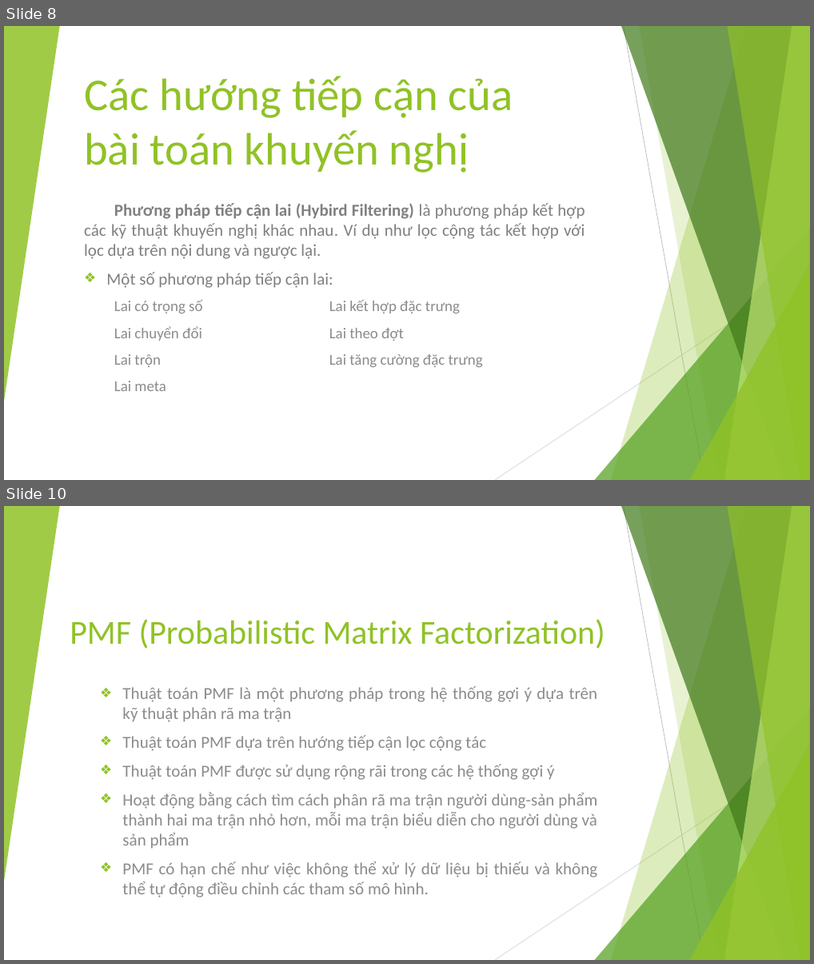
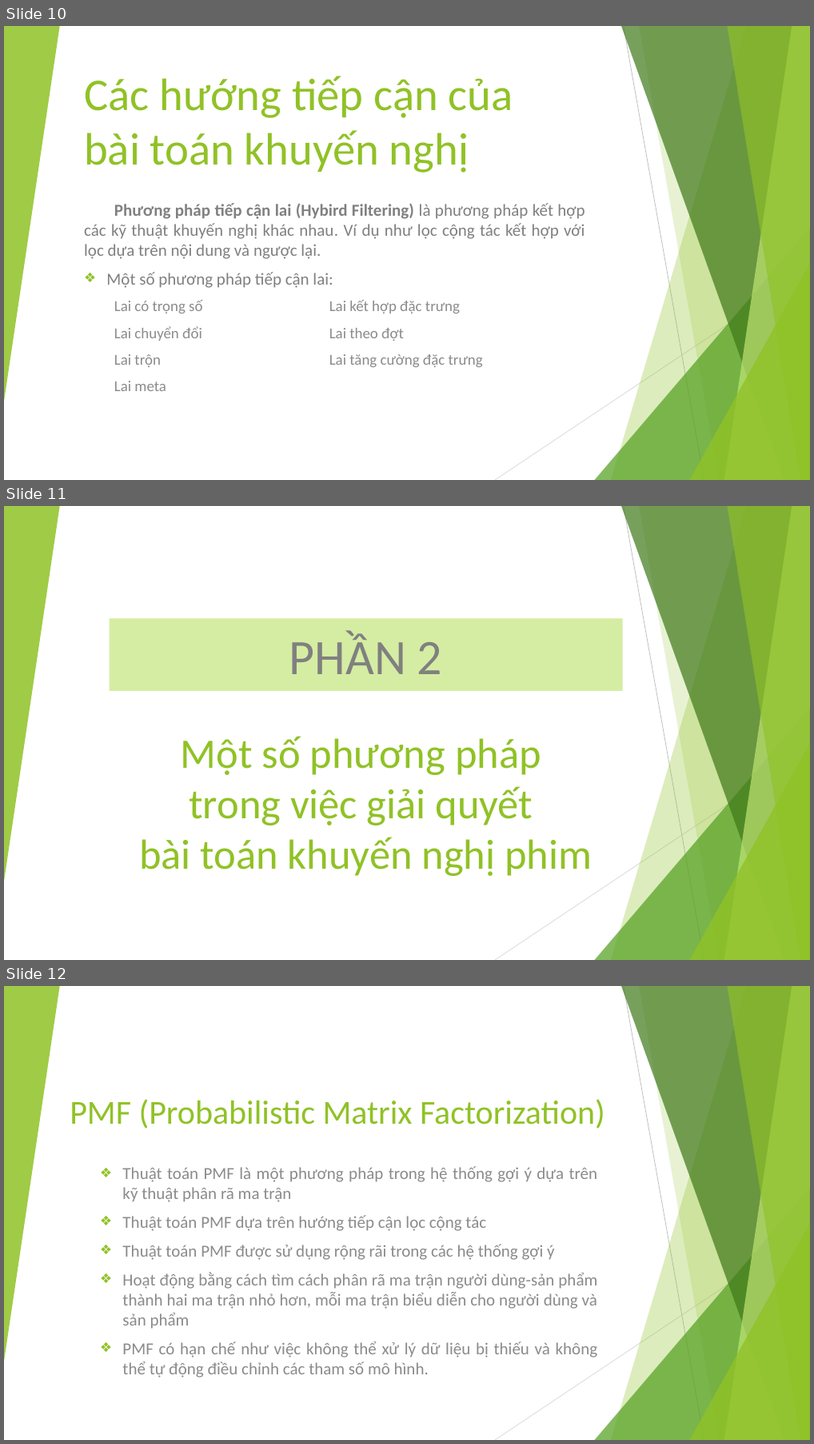
Before and after one commit to EdgarIgnite16/Specialized-Projects, a slide deck: FinalFile/DACN_ThuyetTrinh.pptx. Shown one above the other, each under a label of ours: slides 8 and 10 before the commit, slides 10, 11 and 12 after it; the slides between them are not shown. The pictures are 814x964 and 814x1444 pixels, drawn with LibreOffice and Linux fonts; fonts in the diff are those of the drawing. Boxes give left, top, right and bottom in pixels: in the first picture for what was removed or moved away, otherwise in the second. Text is boxed around its words. In the diff, an @@ line names an element or a change of style, - is before the commit and + after.

```diff
--- a/FinalFile/DACN_ThuyetTrinh.pptx
+++ b/FinalFile/DACN_ThuyetTrinh.pptx
@@ slide 11 added at bbox=[4, 506, 810, 960], background #FFFFFF; not listed: 10 template elements that a slide beside it also shows @@
@@ subtitle added at bbox=[110, 619, 623, 691], fill #D5EDA2, 59 pt, text #808080 @@
+PHẦN 2
@@ text added at bbox=[139, 736, 592, 876], 50 pt, text #90C226 @@
+Một số phương pháp
+trong việc giải quyết
+bài toán khuyến nghị phim
@@ what was slide 8 is now slide 10 @@
@@ what was slide 10 is now slide 12 @@
```
Also in this commit, not shown: 2 slides changed, 5 other slides added, 1 other file.
